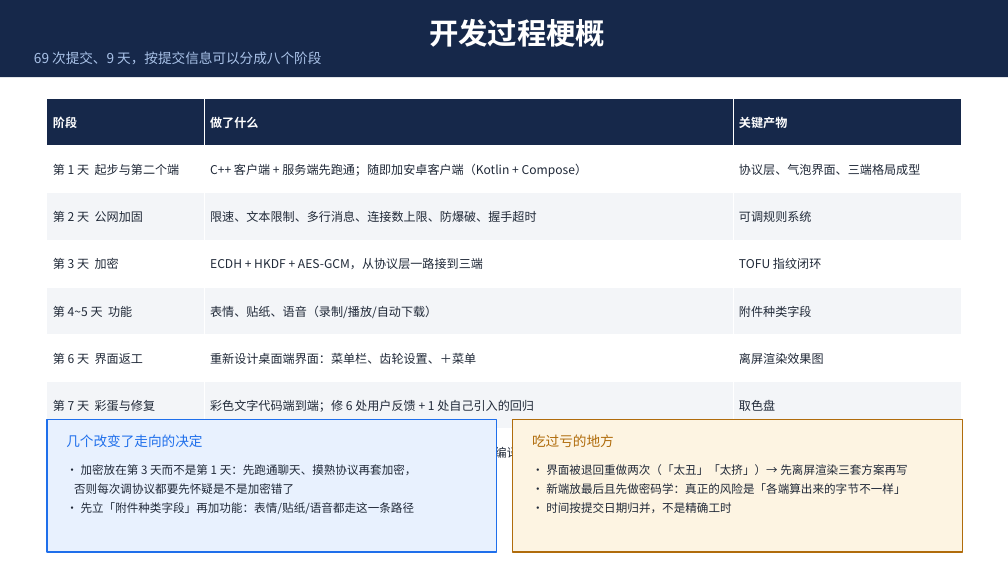
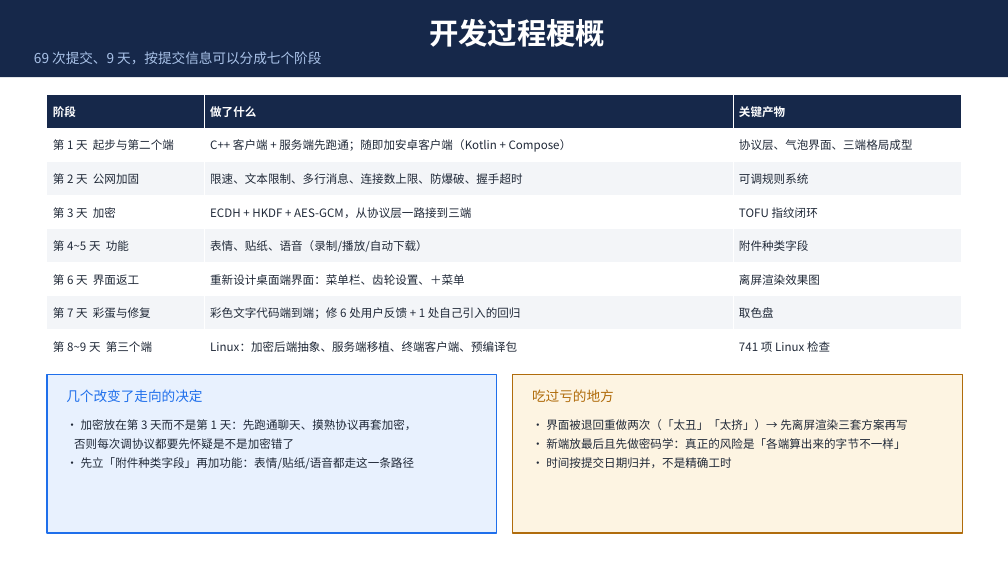
Before and after one commit to dongfang20101113/DChat, a slide deck: slide 8 of dchat-项目介绍.pptx. Drawn at 1008x567 pixels with LibreOffice and Linux fonts; fonts in the diff are those of the drawing. Boxes give left, top, right and bottom in pixels: in the first picture for what was removed or moved away, otherwise in the second. Text is boxed around its words. In the diff, an @@ line names an element or a change of style, - is before the commit and + after.

Commit message:
fix(ppt): 第 8 页卡片压住时间线表格；顺带加自动版式检查脚本
用户报"第 8 页把后面盖住了"。查数值账确认是合并时算错的：

  时间线表格  y=1.3  高 5.0   -> 到 6.3
  两张卡片   y=5.55 高 1.75  -> 从 5.55 开始
  => 重叠 0.75 英寸，卡片把表格底部两行盖住了

改法：表格收到 3.55（1.25 ~ 4.8），卡片下移到 4.95（到 7.05，不越出页面底边）。
顺带修副标题：合并了两行阶段之后只剩 7 个，还写着"八个阶段"。

## 新增 tools/check_ppt_layout.py

这已经是**第二次**同类事故（第一次是注册页规则表 7 行溢出到幻灯片外、
最后一行被切），每次都是"渲染出来看一眼才发现"，19 页逐页看很慢也容易漏。
所以把这类检查做成工具：解析每个形状的几何，报重叠与越界。

写这个脚本时踩了两个坑，都在注释里写明了：
  1. **容器与内容是故意重叠的**：色块卡片本来就是 AUTO_SHAPE 打底 + 上面叠 TEXT_BOX。
     第一版没过滤，19 页报了 83 处，全是这类误报 —— 等于没用。
     加了"outer 完全包含 inner"的容器判定后降到 4 处。
  2. **文本框的 frame 比文字高得多**：拿 frame 算重叠会把"文字离得挺远"也报成重叠
     （封面因此误报 4 处）。改成按字号与字数估算实际文字高度再判定，归零。

**并且验证了这个检查器真的有用**：拿修复前的 ppt-19e 跑一遍，它准确报出
「第 8 页 6 处：TABLE <-> 卡片 重叠 100%」—— 正是用户报的那个问题。
一个抓不到已知 bug 的检查器等于没写。

当前状态：19 页全部干净（无重叠、无越界）。

```diff
--- a/dchat-项目介绍.pptx
+++ b/dchat-项目介绍.pptx
@@ text in rectangle at (34, 51, 321, 64): text changed @@
-69 次提交、9 天，按提交信息可以分成八个阶段
+69 次提交、9 天，按提交信息可以分成七个阶段
@@ table at (47, 95, 962, 363) @@
@@ size 11.5 to 11 pt @@
@@ rectangle: place and size @@
-rectangle at (47, 420, 497, 552)
+rectangle at (47, 374, 497, 533)
@@ text "几个改变了走向的决定": place and size @@
-text "几个改变了走向的决定" at (66, 434, 202, 447)
+text "几个改变了走向的决定" at (66, 389, 202, 402)
@@ rectangle: place and size @@
-rectangle at (513, 420, 963, 552)
+rectangle at (513, 374, 963, 533)
@@ text "吃过亏的地方": place and size @@
-text "吃过亏的地方" at (532, 434, 614, 447)
+text "吃过亏的地方" at (532, 389, 614, 402)
@@ text "· 加密放在第 3 天而不是第 1 ..." rewrapped from (74, 483, 414, 514) to (74, 419, 417, 469) @@
@@ text "· 界面被退回重做两次（「太丑」「太挤」）→ 先离屏渲染三套方案再写" rewrapped from (210, 353, 905, 513) to (546, 419, 907, 468) @@
```
Also in this commit, not shown: 3 other files.
